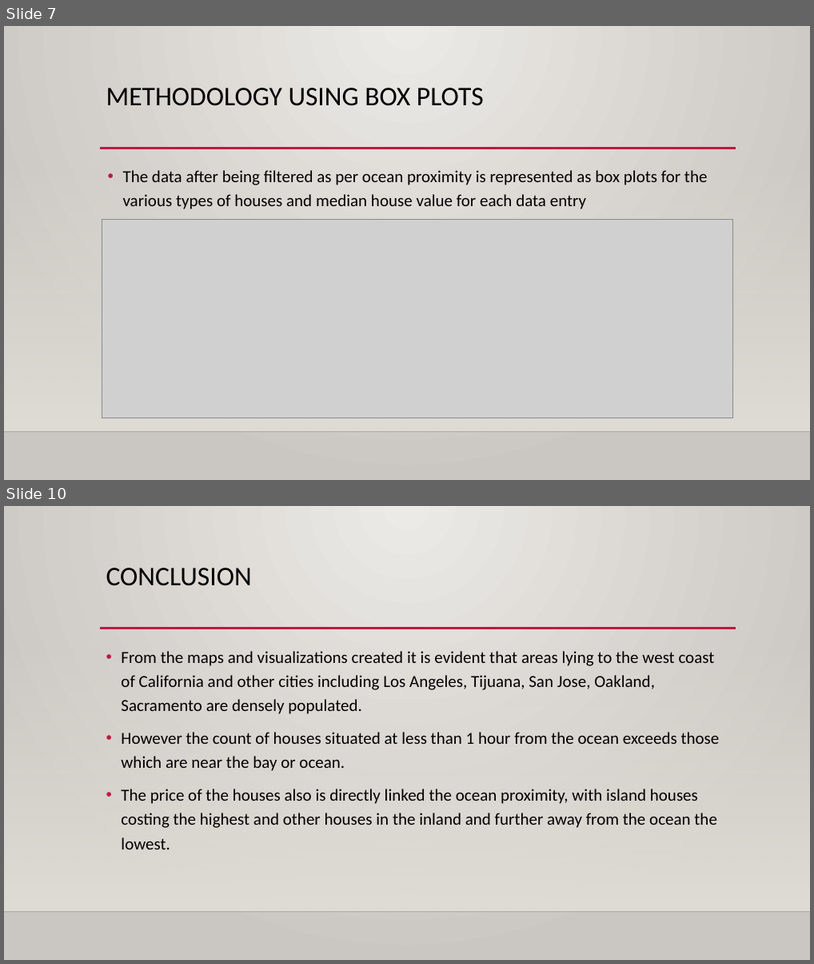
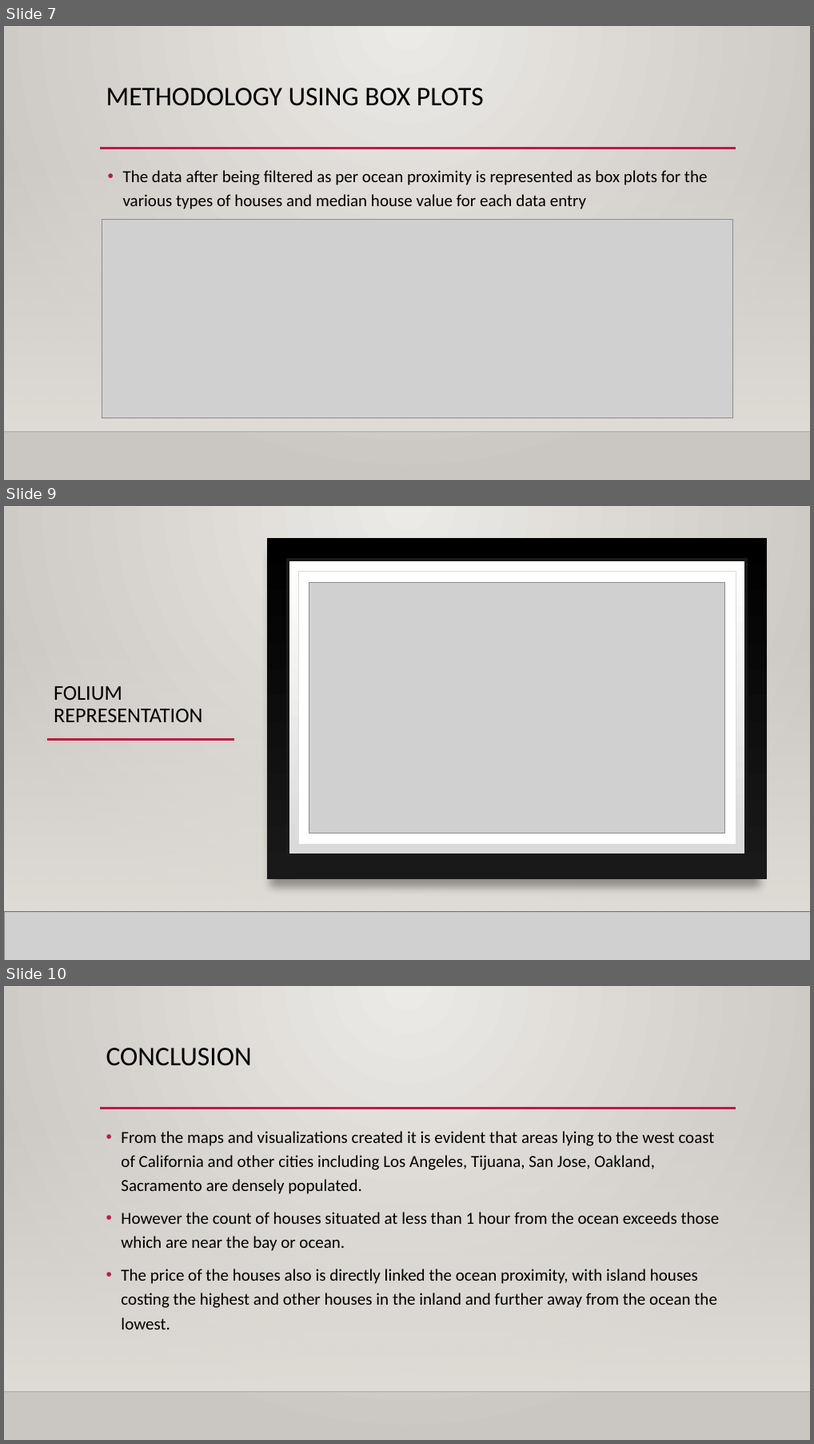
Before and after one commit to rjrnaik/Coursera_Capstone, a slide deck: Coursera_Capstone_Battle_of_the_neighbourhoods/Week2/RN_Final_Presentation.pptx. Shown one above the other, each under a label of ours: slides 7 and 10 before the commit, slides 7, 9 and 10 after it; the slides between them are not shown. The pictures are 814x964 and 814x1444 pixels, drawn with LibreOffice and Linux fonts; fonts in the diff are those of the drawing; grey boxes stand for pictures; background and template pictures are left out. Boxes give left, top, right and bottom in pixels: in the first picture for what was removed or moved away, otherwise in the second. Text is boxed around its words. In the diff, an @@ line names an element or a change of style, - is before the commit and + after.

```diff
--- a/Coursera_Capstone_Battle_of_the_neighbourhoods/Week2/RN_Final_Presentation.pptx
+++ b/Coursera_Capstone_Battle_of_the_neighbourhoods/Week2/RN_Final_Presentation.pptx
@@ slide 9 added at [4, 506, 810, 960], background gradient #ECEAE7 to #CAC7C1; not listed: 3 template elements that a slide beside it also shows @@
@@ rectangle added at [4, 506, 810, 960], fill gradient #ECEAE7 to #CAC7C1 @@
@@ rectangle added at [267, 538, 767, 879], fill gradient #000001 to #191919 @@
@@ rectangle added at [288, 560, 746, 855], fill gradient #DADADA to #FFFFFE, outline #191919 4 pt @@
@@ rectangle added at [298, 571, 736, 844], fill #FFFFFF, outline #DFDBD5 0.5 pt @@
@@ picture added at [310, 582, 725, 832] @@
@@ rectangle added at [4, 640, 810, 912], fill gradient #DFDBD5 @@
@@ rectangle added at [4, 640, 810, 912], fill gradient #DFDBD5 @@
@@ title added at [54, 686, 203, 722], 25 pt, text #000000 @@
+FOLIUM REPRESENTATION
@@ line added from (47, 740) to (234, 740), #B71E42 2.5 pt @@
@@ line added from (164, 740) to (735, 740), #B71E42 2.5 pt @@
@@ line added from (4, 912) to (810, 912), #000001 1 pt @@
@@ picture added at [4, 912, 810, 960] @@
@@ line added from (4, 912) to (810, 912), #000001 1 pt @@
```
Also in this commit, not shown: 2 slides changed, 1 slide removed.
